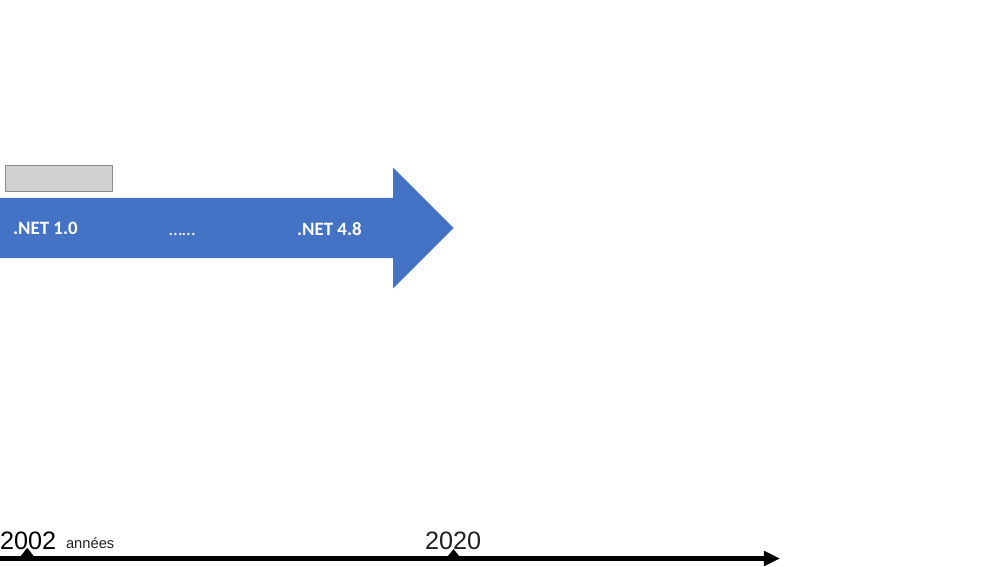
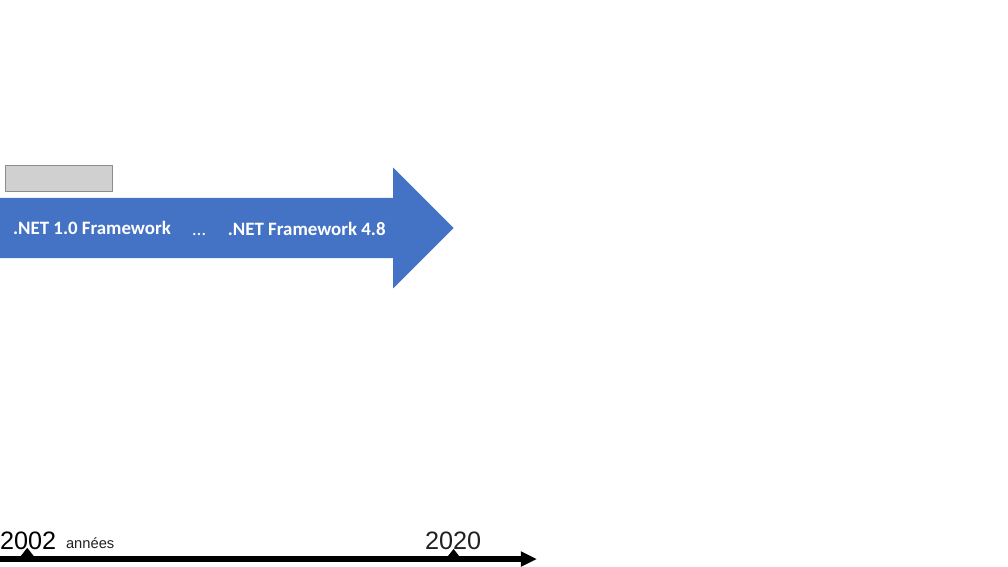
Before and after one commit to guillaume-chervet/course.dotnet, a slide deck: slide 1 of documentations/Dotnet vs dotnet core.pptx. Drawn at 1008x567 pixels with LibreOffice and Linux fonts; fonts in the diff are those of the drawing; grey boxes stand for pictures. Boxes give left, top, right and bottom in pixels: in the first picture for what was removed or moved away, otherwise in the second. Text is boxed around its words. In the diff, an @@ line names an element or a change of style, - is before the commit and + after.

```diff
--- a/documentations/Dotnet vs dotnet core.pptx
+++ b/documentations/Dotnet vs dotnet core.pptx
@@ text at (13, 220, 171, 234): text changed @@
-.NET 1.0
+.NET 1.0 Framework
@@ text at (185, 212, 214, 243): text changed @@
-……
+…
@@ text at (228, 221, 385, 235): text changed @@
-.NET 4.8
+.NET Framework 4.8
@@ arrow moved from (0, 559) - (780, 559) to (0, 559) - (537, 559) @@
```
Also in this commit, not shown: 6 other slides changed, 5 slides added, 1 other file.
